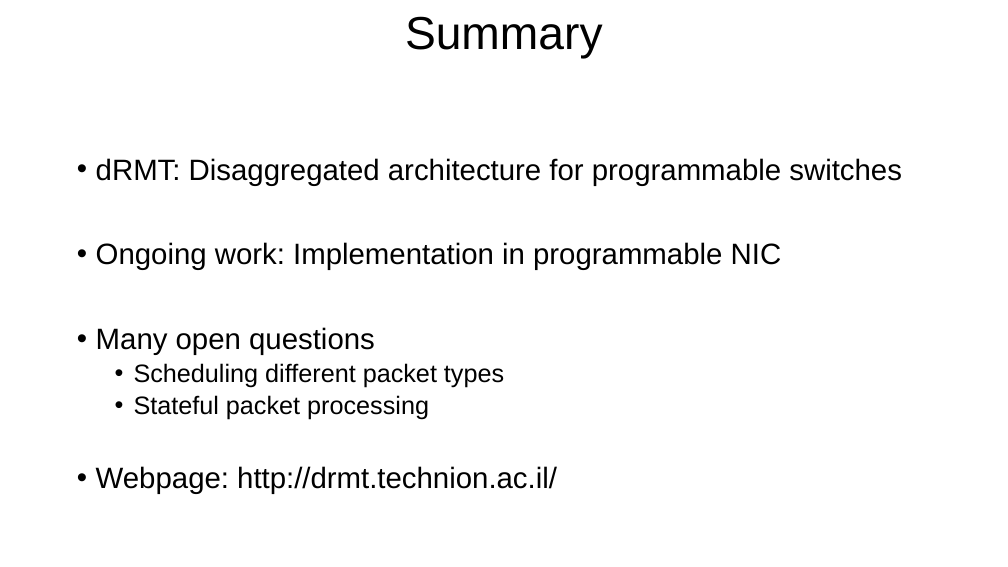
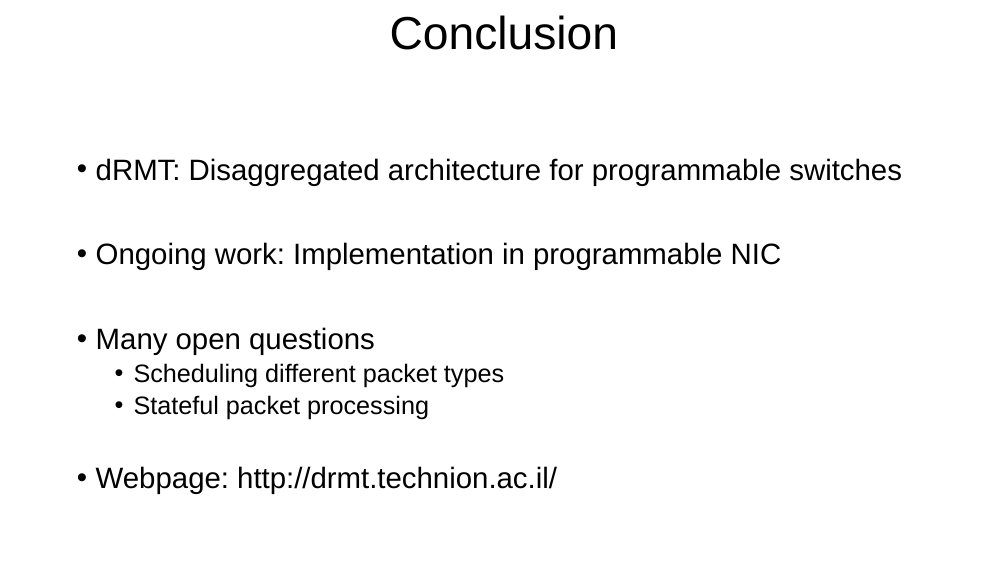
Before and after one commit to anirudhSK/drmt_talk, a slide deck: slide 32 of drmt_sigcomm.pptx (slide 35 before the commit). Drawn at 1008x567 pixels with LibreOffice and Linux fonts; fonts in the diff are those of the drawing. Boxes give left, top, right and bottom in pixels: in the first picture for what was removed or moved away, otherwise in the second. Text is boxed around its words. In the diff, an @@ line names an element or a change of style, - is before the commit and + after.

```diff
--- a/drmt_sigcomm.pptx
+++ b/drmt_sigcomm.pptx
@@ title at [390, 15, 618, 50]: text changed @@
-Summary
+Conclusion
```
Also in this commit, not shown: 5 other slides changed, 1 slide added.
